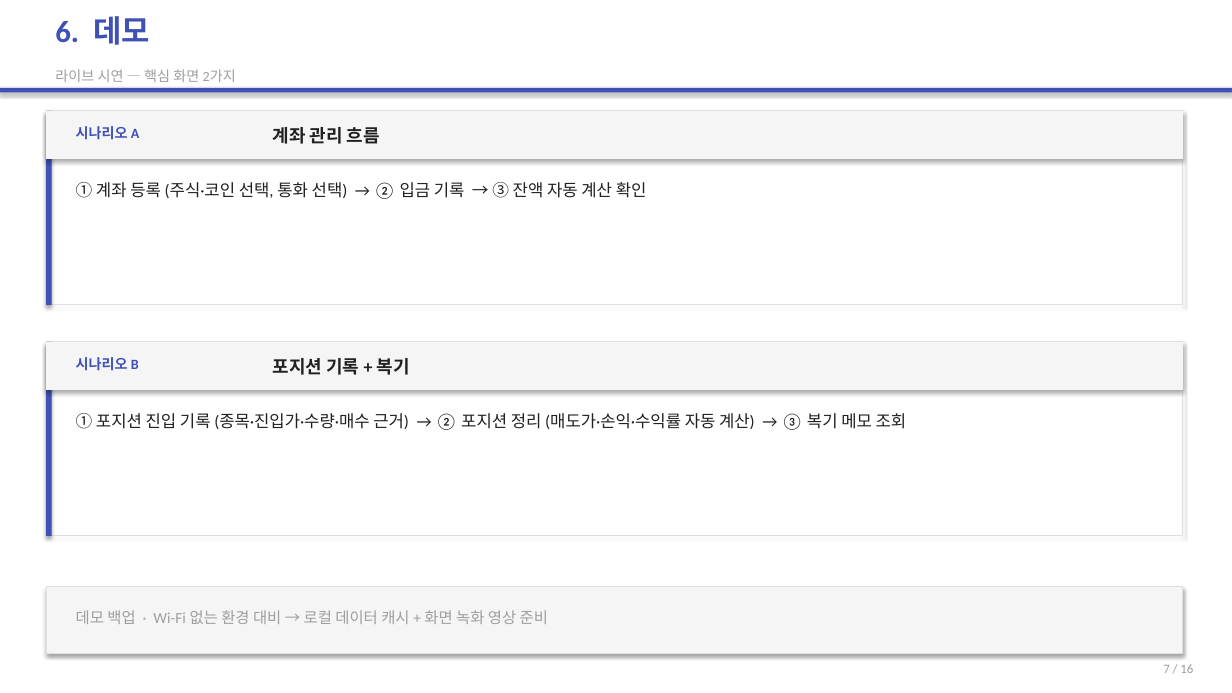
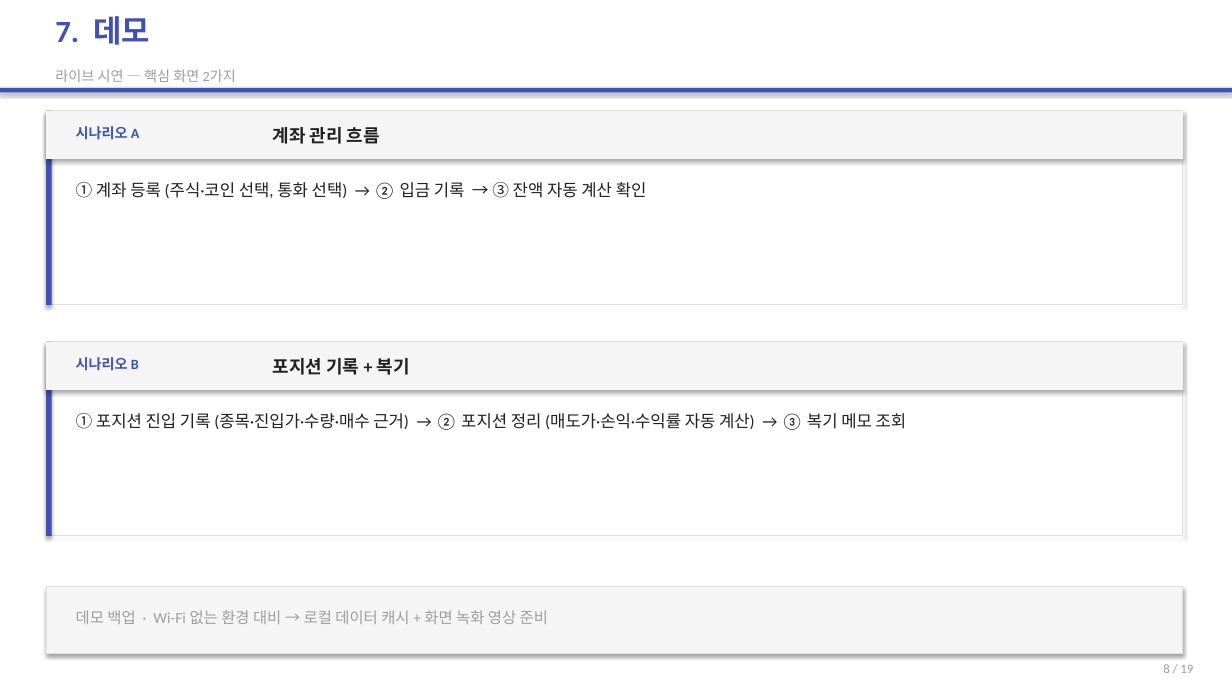
Before and after one commit to 2022136020/project_c, a slide deck: slide 8 of portfolio-tracker/presentation/portfolio-tracker-final.pptx (slide 7 before the commit). Drawn at 1232x693 pixels with LibreOffice and Linux fonts; fonts in the diff are those of the drawing. Boxes give left, top, right and bottom in pixels: in the first picture for what was removed or moved away, otherwise in the second. Text is boxed around its words. In the diff, an @@ line names an element or a change of style, - is before the commit and + after.

```diff
--- a/portfolio-tracker/presentation/portfolio-tracker-final.pptx
+++ b/portfolio-tracker/presentation/portfolio-tracker-final.pptx
@@ text at bbox=[55, 16, 150, 45]: text changed @@
-6. 데모
+7. 데모
@@ text at bbox=[1163, 664, 1193, 673]: text changed @@
-7 / 16
+8 / 19
```
Also in this commit, not shown: 14 other slides changed, 3 slides added, 5 other files.
